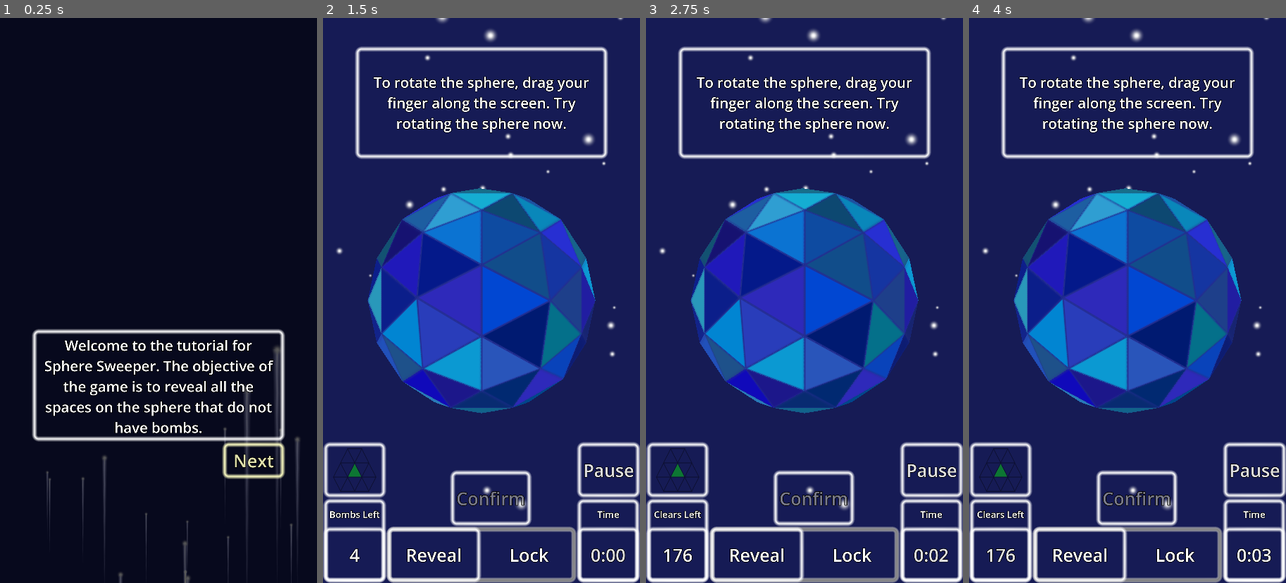
Above: before the commit, frames 1-4 (left to right).
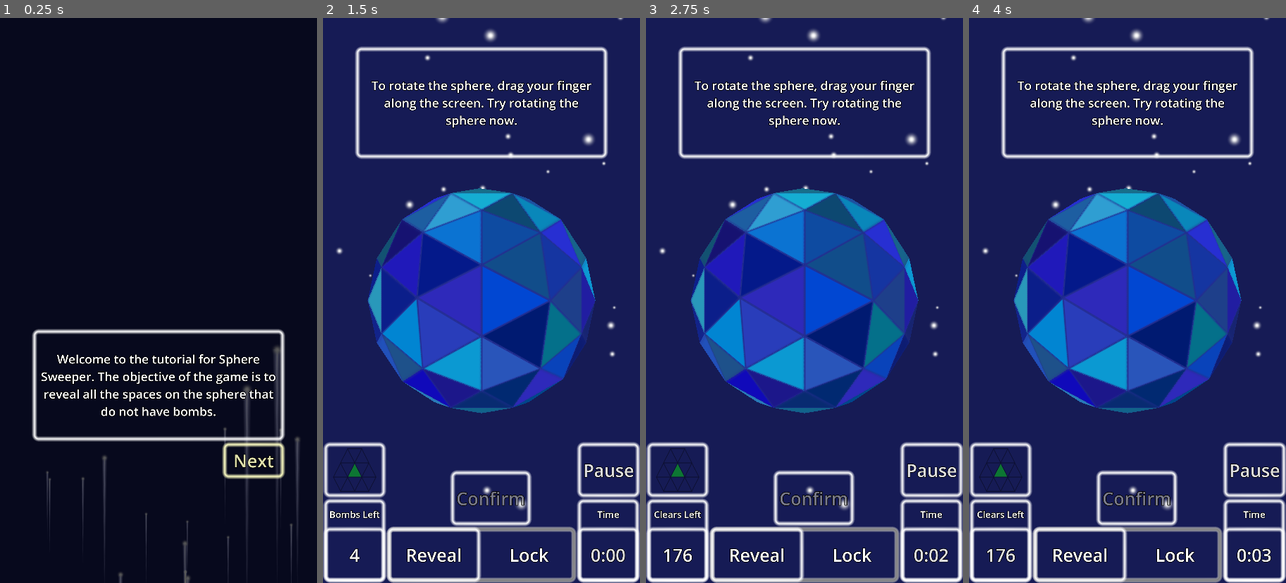
Above: after the commit, the same moments.

Repository: WalynC/sphereSweeperGodot
Game: Godot game, scene res://mainScenes/tutorial.tscn
The game is run twice, just before and just after one commit, with the same random seed, the same clock (stepped at 60 frames per second) and the same inputs. This scene is started directly instead of the project's main scene. Sound files missing from this copy of the repository are replaced by a short silence.
Inputs:
- Up to frame 1 (0.25 s): no input
- Up to frame 2 (1.5 s): click "Next" at 0.5 s; click "176" at 1.25 s
- Up to frame 3 (2.75 s): click "4" at 2 s
- Up to frame 4 (4 s): click "0:02" at 2.75 s; click "2" at 3.5 s

The runs differ from the first frame. In frame 1, 4.3% of the frame differs, in the area x 12-88%, y 56-74%; in frame 2, 2.6%; in frame 3, 2.6%; in frame 4, 2.6%.

Commit message:
Updates tutorial UI

Diff:
--- a/mainScenes/tutorial.tscn
+++ b/mainScenes/tutorial.tscn
@@ -215,6 +215,11 @@
 gameUI = NodePath("../game_ui")
 playAgainText = "Replay Tutorial"
 
+[node name="play again" parent="ControlRoot/win_screen" index="0"]
+anchor_left = 0.2
+anchor_right = 0.8
+clip_text = true
+
 [node name="tutorial_pause_menu" parent="ControlRoot" node_paths=PackedStringArray("gm", "gameUI", "optionsUI") instance=ExtResource("15_kkf3v")]
 layout_mode = 1
 offset_top = 1024.0
@@ -268,7 +273,7 @@
 offset_top = 30.0
 offset_right = -30.0
 offset_bottom = -30.0
-theme_override_font_sizes/font_size = 65
+theme_override_font_sizes/font_size = 55
 text = "test"
 horizontal_alignment = 1
 vertical_alignment = 1
@@ -449,3 +454,5 @@
 
 [connection signal="again_button" from="ControlRoot/win_screen" to="Tutorial" method="Reset"]
 [connection signal="new_game" from="ControlRoot/tutorial_pause_menu" to="Tutorial" method="Reset"]
+
+[editable path="ControlRoot/win_screen"]
